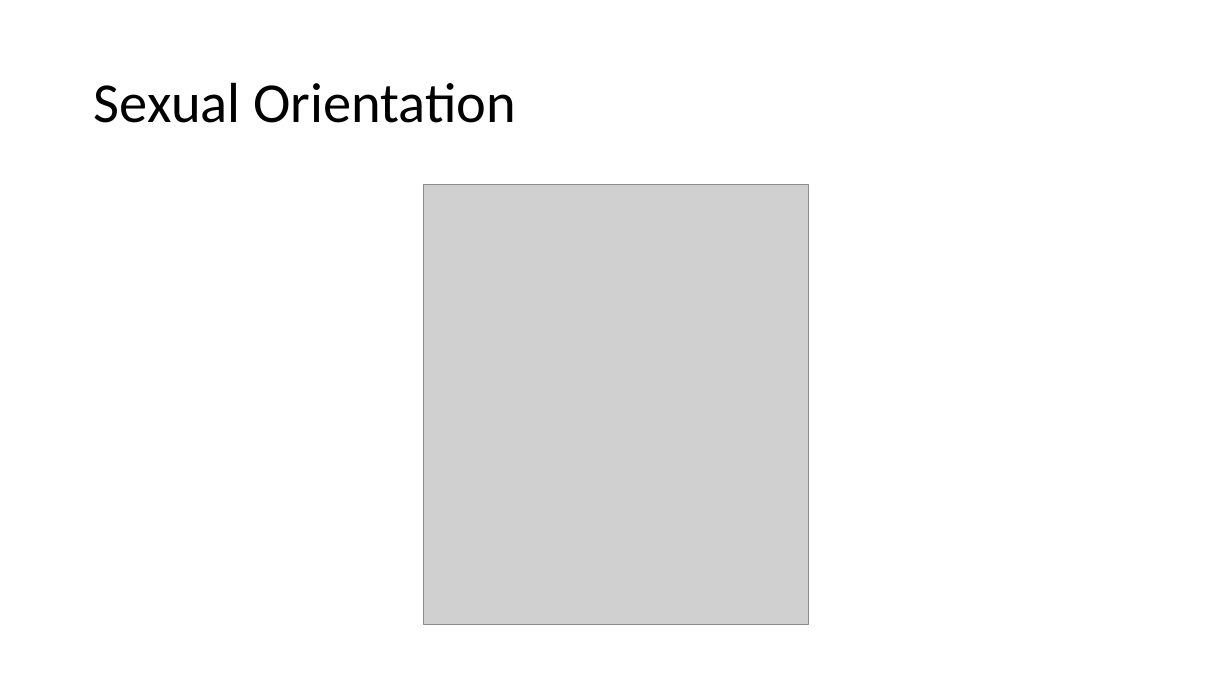
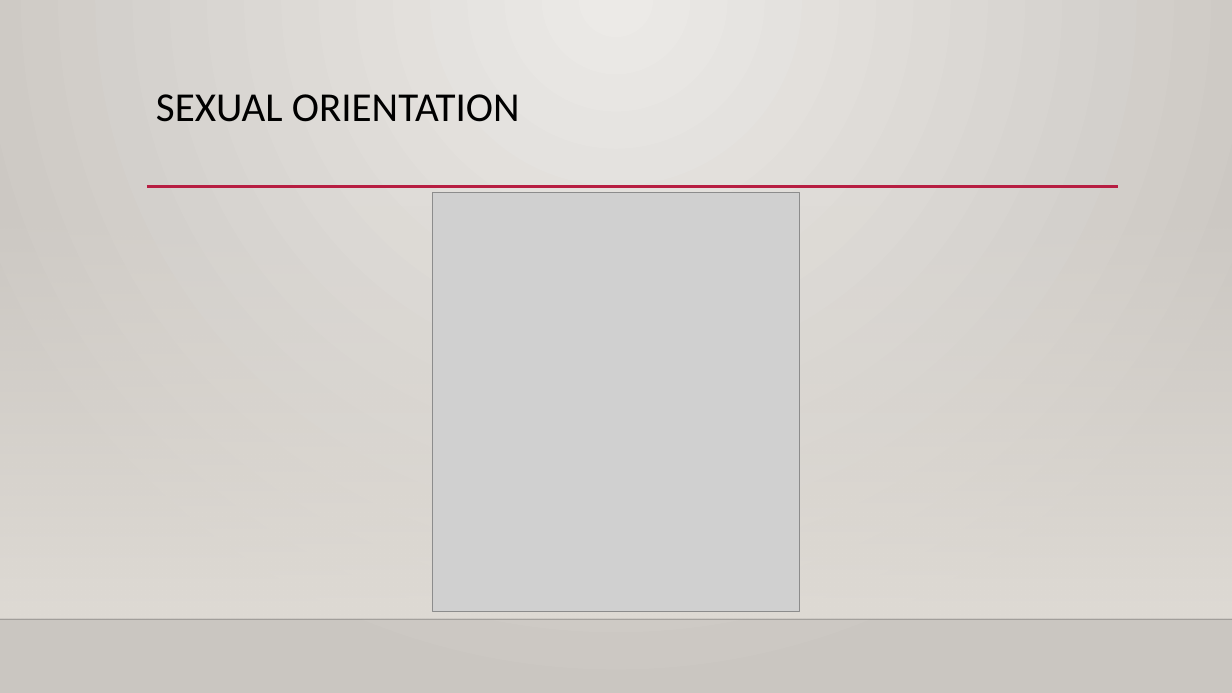
Before and after one commit to CervaRamiGomez/Exploratory_Analysis_of_Dating_Applications, a slide deck: slide 6 of Exploratory Analysis of Dating Applications.pptx. Drawn at 1232x693 pixels with LibreOffice and Linux fonts; fonts in the diff are those of the drawing; grey boxes stand for pictures; background and template pictures are left out. Boxes give left, top, right and bottom in pixels: in the first picture for what was removed or moved away, otherwise in the second. Text is boxed around its words. In the diff, an @@ line names an element or a change of style, - is before the commit and + after.

```diff
--- a/Exploratory Analysis of Dating Applications.pptx
+++ b/Exploratory Analysis of Dating Applications.pptx
@@ background #FFFFFF to gradient #ECEAE7 to #CAC7C1 @@
@@ title "SEXUAL ORIENTATION" at [156,94,520,122]: vertical alignment middle to top @@
@@ title at [156,94,520,122]: text changed; size 44 to 32 pt @@
-Sexual Orientation
+SEXUAL ORIENTATION
@@ rectangle added at [0,204,1232,619], fill gradient #DFDBD5 @@
@@ line added from (147, 187) to (1118, 187), #B71E42 2.5 pt @@
@@ picture: place and size @@
-picture at [423,185,808,625]
+picture at [433,192,799,612]
@@ line added from (0, 619) to (1232, 619), #000001 1 pt @@
```
Also in this commit, not shown: 14 other slides changed, 5 slides added, 5 slides removed.
